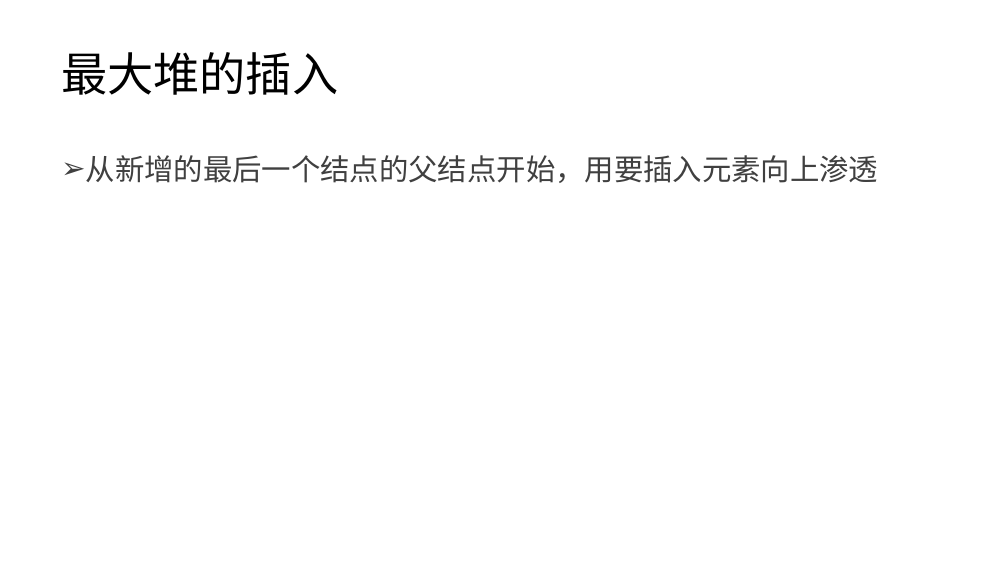
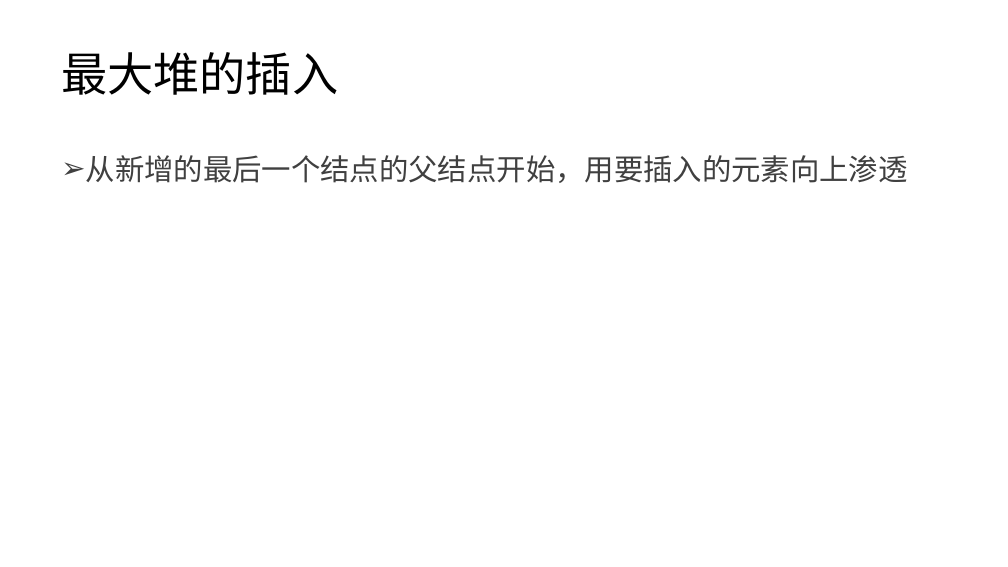
Before and after one commit to lezhang-thu/data-structure, a slide deck: slide 6 of 2022秋季-数据结构-第4章-树c.pptx. Drawn at 1008x567 pixels with LibreOffice and Linux fonts; fonts in the diff are those of the drawing. Boxes give left, top, right and bottom in pixels: in the first picture for what was removed or moved away, otherwise in the second. Text is boxed around its words. In the diff, an @@ line names an element or a change of style, - is before the commit and + after.

```diff
--- a/2022秋季-数据结构-第4章-树c.pptx
+++ b/2022秋季-数据结构-第4章-树c.pptx
@@ text at <box>86,155,908,183</box>: text changed @@
-➢ 从新增的最后一个结点的父结点开始，用要插入元素向上渗透
+➢ 从新增的最后一个结点的父结点开始，用要插入的元素向上渗透
```
Also in this commit, not shown: 4 other slides changed, 3 other files.
